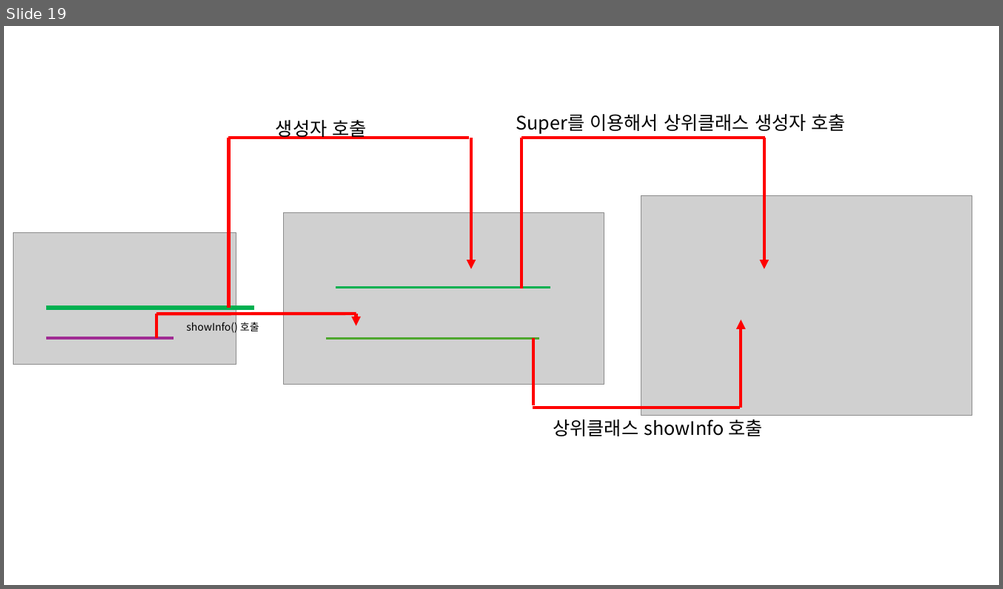
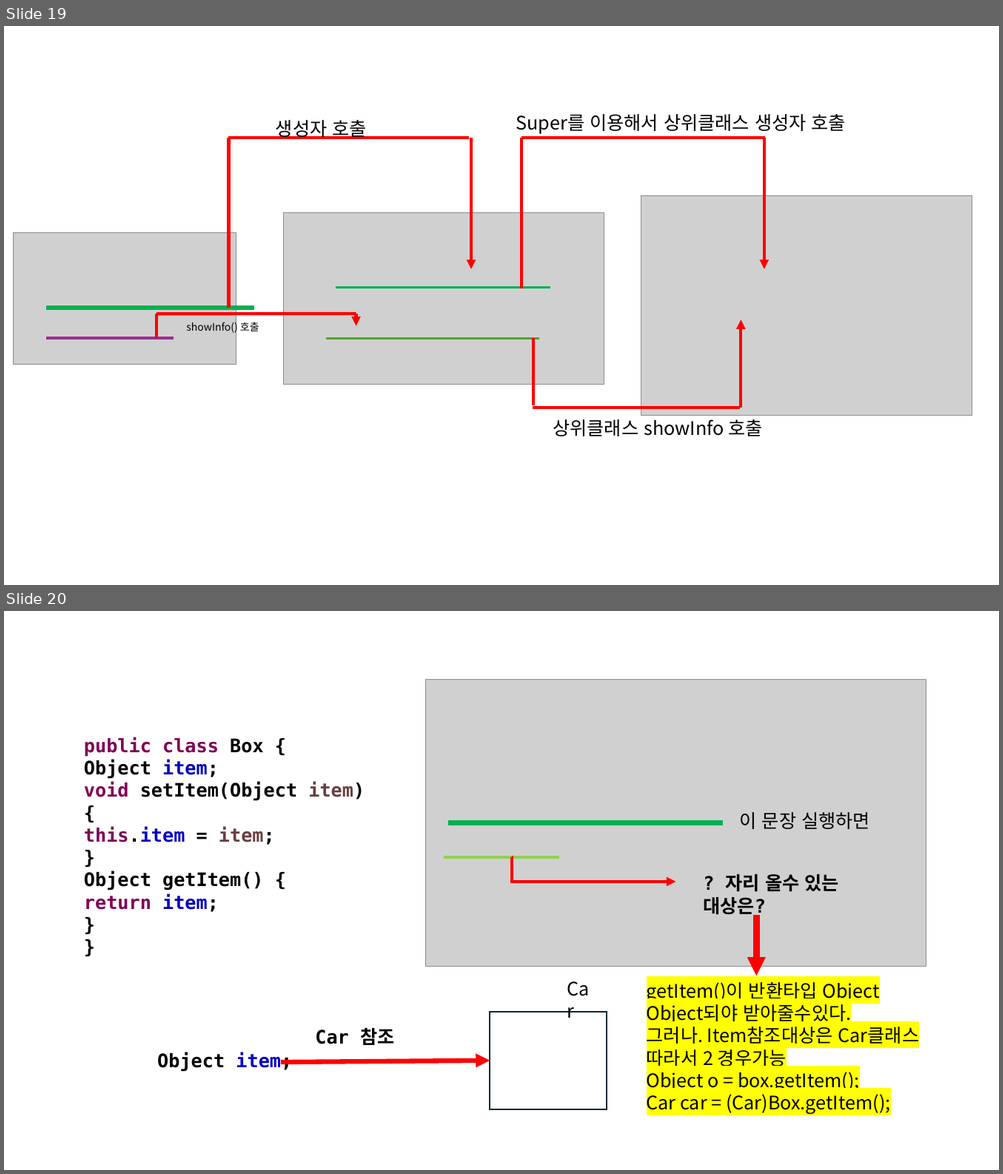
Before and after one commit to sinaboro/Java_20251020, a slide deck: java수업.pptm. Shown one above the other, each under a label of ours: slide 19 before the commit, slides 19 and 20 after it. The pictures are 1003x589 and 1003x1174 pixels, drawn with LibreOffice and Linux fonts; fonts in the diff are those of the drawing; grey boxes stand for pictures. Boxes give left, top, right and bottom in pixels: in the first picture for what was removed or moved away, otherwise in the second. Text is boxed around its words. In the diff, an @@ line names an element or a change of style, - is before the commit and + after.

```diff
--- a/java수업.pptm
+++ b/java수업.pptm
@@ slide 20 added at (4, 611, 999, 1170), background #FFFFFF @@
@@ picture added at (426, 680, 926, 966) @@
@@ text added at (84, 737, 364, 912), 18 pt, text #000000, bold @@
+public class Box {
+Object item;
+void setItem(Object item) {
+this.item = item;
+}
+Object getItem() {
+return item;
+}
+}
@@ line added from (448, 823) to (723, 823), #00B050 4.5 pt @@
@@ text added at (740, 812, 870, 829), 18 pt, text #000000 @@
+이 문장 실행하면
@@ line added from (559, 857) to (444, 857), #92D050 3 pt @@
@@ elbow arrow added from (512, 857) to (675, 882), #FF0000 3 pt @@
@@ text added at (703, 874, 839, 917), 18 pt, text #000000, bold @@
+? 자리 올수 있는 대상은?
@@ arrow added from (756, 914) to (756, 976), #FF0000 6 pt @@
@@ text added at (560, 974, 603, 1004), 18 pt, text #000000 @@
+Car
@@ text added at (646, 982, 919, 1114), 18 pt, text #000000 @@
+getItem()이 반환타입 Object
+Object되야 받아줄수있다.
+그러나. Item참조대상은 Car클래스
+따라서 2 경우가능
+Object o = box.getItem();
+Car car = (Car)Box.getItem();
@@ text added at (315, 1028, 394, 1045), 18 pt, text #000000, bold @@
+Car 참조
@@ rectangle added at (489, 1011, 606, 1110), outline #092A39 1.5 pt @@
@@ text added at (157, 1052, 292, 1072), 18 pt, text #000000, bold @@
+Object item;
@@ arrow added from (281, 1062) to (489, 1061), #FF0000 4.5 pt @@
```
Also in this commit, not shown: 1 other slide added, 13 other files.
